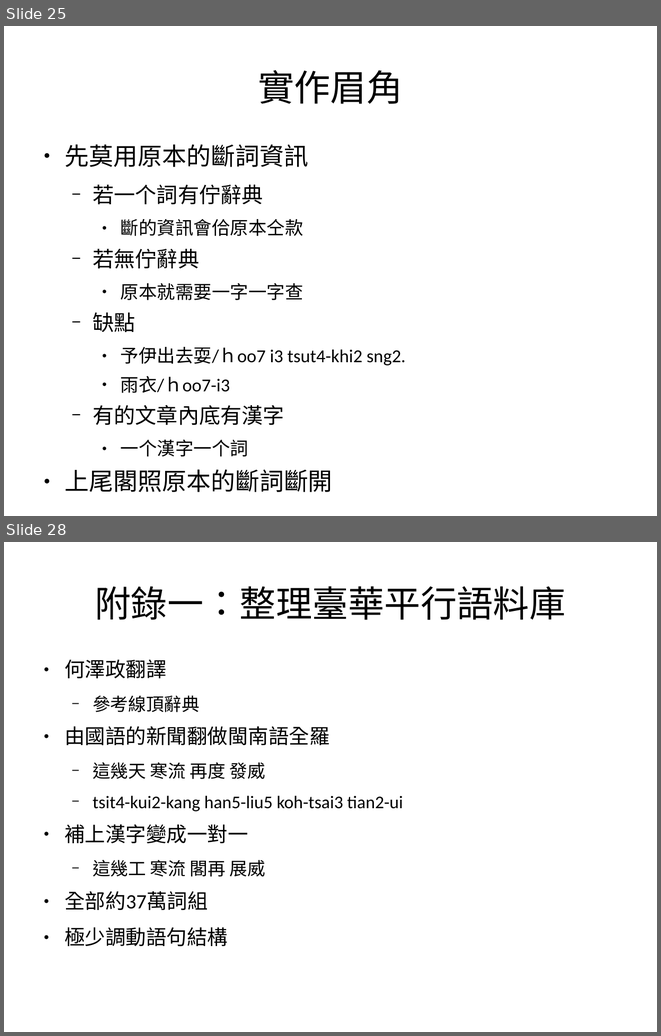
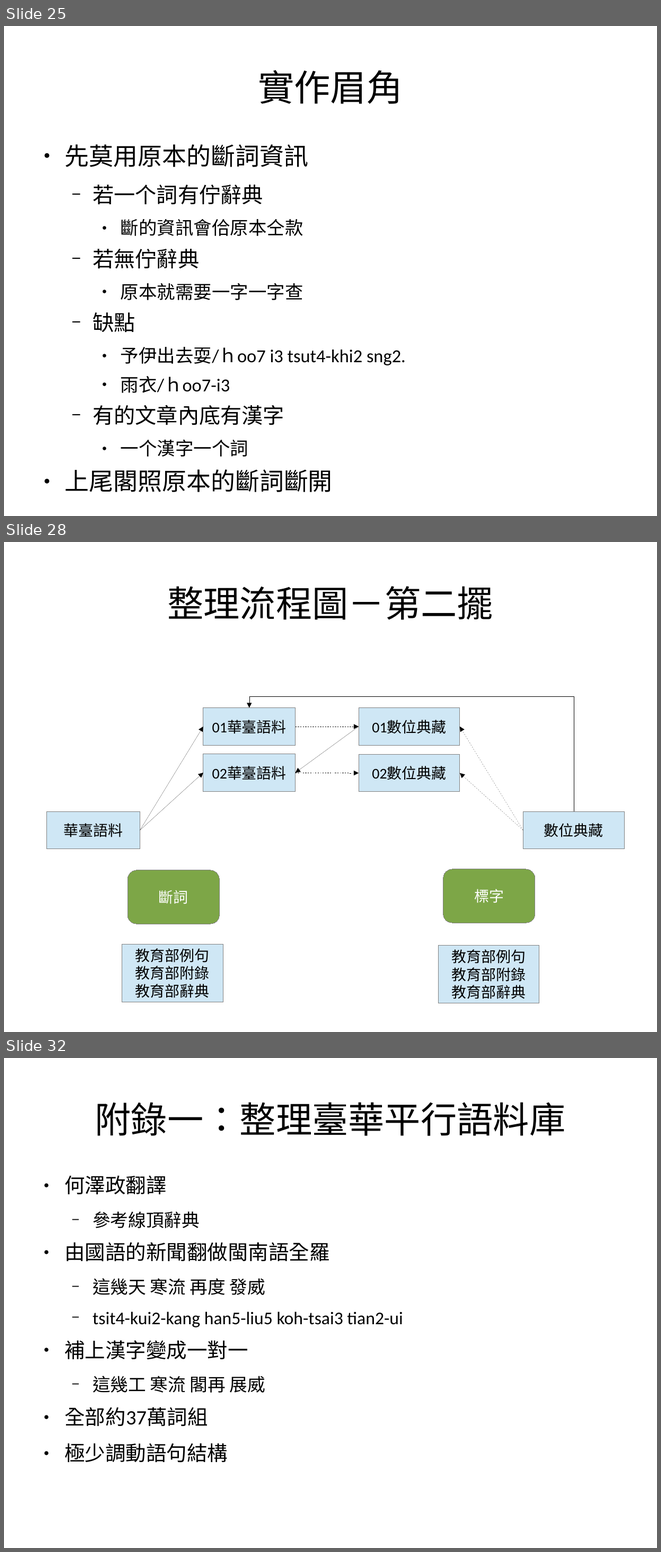
Before and after one commit to sih4sing5hong5/po3-ko3_tau5-iann2-phinn3, a slide deck: 翻譯報告.odp. Shown one above the other, each under a label of ours: slides 25 and 28 before the commit, slides 25, 28 and 32 after it; the slides between them are not shown. The pictures are 661x1036 and 661x1552 pixels, drawn with LibreOffice and Linux fonts; fonts in the diff are those of the drawing. Boxes give left, top, right and bottom in pixels: in the first picture for what was removed or moved away, otherwise in the second. Text is boxed around its words. In the diff, an @@ line names an element or a change of style, - is before the commit and + after.

Commit message:
加結論，整理流程圖拆一步一步 丞宏

```diff
--- a/翻譯報告.odp
+++ b/翻譯報告.odp
@@ slide 28 added at (4, 542, 657, 1032), background #FFFFFF @@
@@ title added at (167, 586, 493, 620), 44 pt, text #000000 @@
+整理流程圖－第二擺
@@ elbow arrow added from (574, 812) to (249, 708), #000000 0 pt @@
@@ rectangle added at (203, 708, 296, 745), fill #CFE7F5, outline #808080 0 pt, 18 pt, text #000000 @@
+01華臺語料
@@ rectangle added at (359, 708, 460, 745), fill #CFE7F5, outline #808080 0 pt, 18 pt, text #000000 @@
+01數位典藏
@@ arrow added from (140, 830) to (203, 726), #000000 0 pt @@
@@ arrow added from (296, 726) to (359, 726), #000000 0 pt @@
@@ arrow added from (359, 726) to (296, 773), #000000 0 pt @@
@@ arrow added from (523, 830) to (460, 726), #000000 0 pt @@
@@ rectangle added at (203, 754, 296, 792), fill #CFE7F5, outline #808080 0 pt, 18 pt, text #000000 @@
+02華臺語料
@@ rectangle added at (359, 754, 460, 792), fill #CFE7F5, outline #808080 0 pt, 18 pt, text #000000 @@
+02數位典藏
@@ arrow added from (140, 830) to (203, 773), #000000 0 pt @@
@@ arrow added from (296, 773) to (359, 773), #000000 0 pt @@
@@ arrow added from (523, 830) to (460, 773), #000000 0 pt @@
@@ rectangle added at (46, 812, 140, 849), fill #CFE7F5, outline #808080 0 pt, 18 pt, text #000000 @@
+華臺語料
@@ rectangle added at (523, 812, 625, 849), fill #CFE7F5, outline #808080 0 pt, 18 pt, text #000000 @@
+數位典藏
@@ rounded rectangle added at (128, 870, 220, 924), fill #7DA647, outline #808080 0 pt, 18 pt, text #FFFFFF @@
+斷詞
@@ rounded rectangle added at (444, 869, 536, 923), fill #7DA647, outline #808080 0 pt, 18 pt, text #FFFFFF @@
+標字
@@ rectangle added at (122, 944, 223, 1003), fill #CFE7F5, outline #808080 0 pt, 18 pt, text #000000 @@
+教育部例句
+教育部附錄
+教育部辭典
@@ rectangle added at (438, 945, 540, 1003), fill #CFE7F5, outline #808080 0 pt, 18 pt, text #000000 @@
+教育部例句
+教育部附錄
+教育部辭典
@@ what was slide 28 is now slide 32 @@
```
Also in this commit, not shown: 4 slides changed, 3 other slides added.
